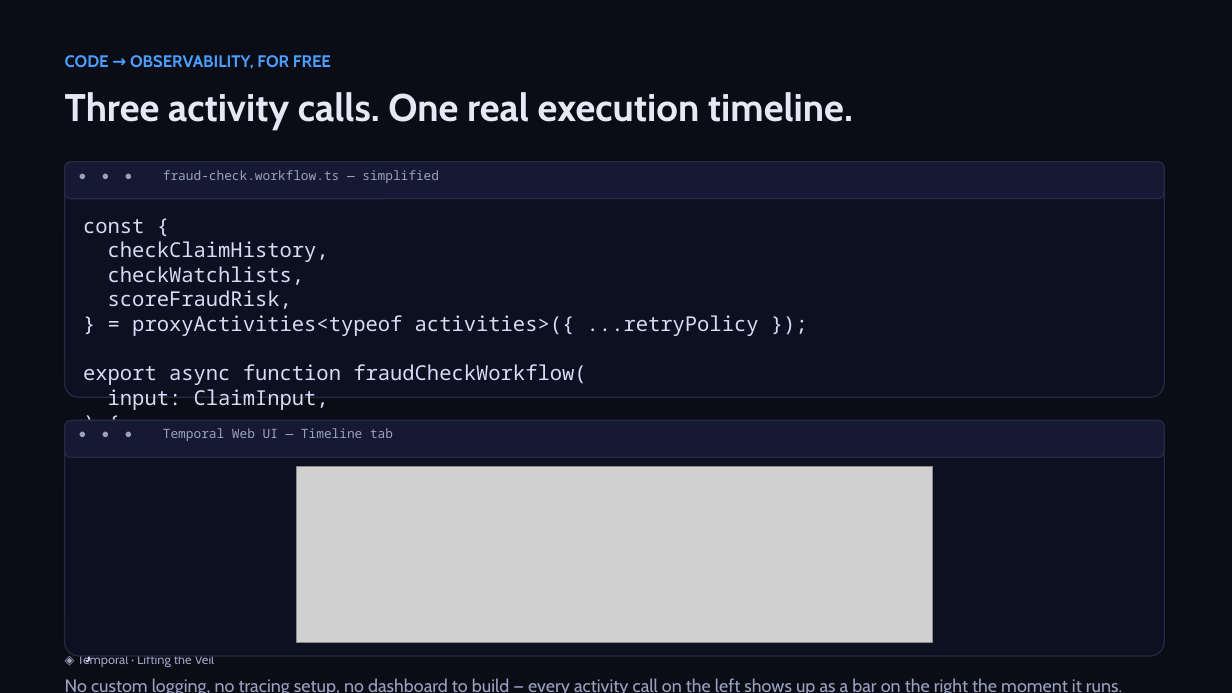
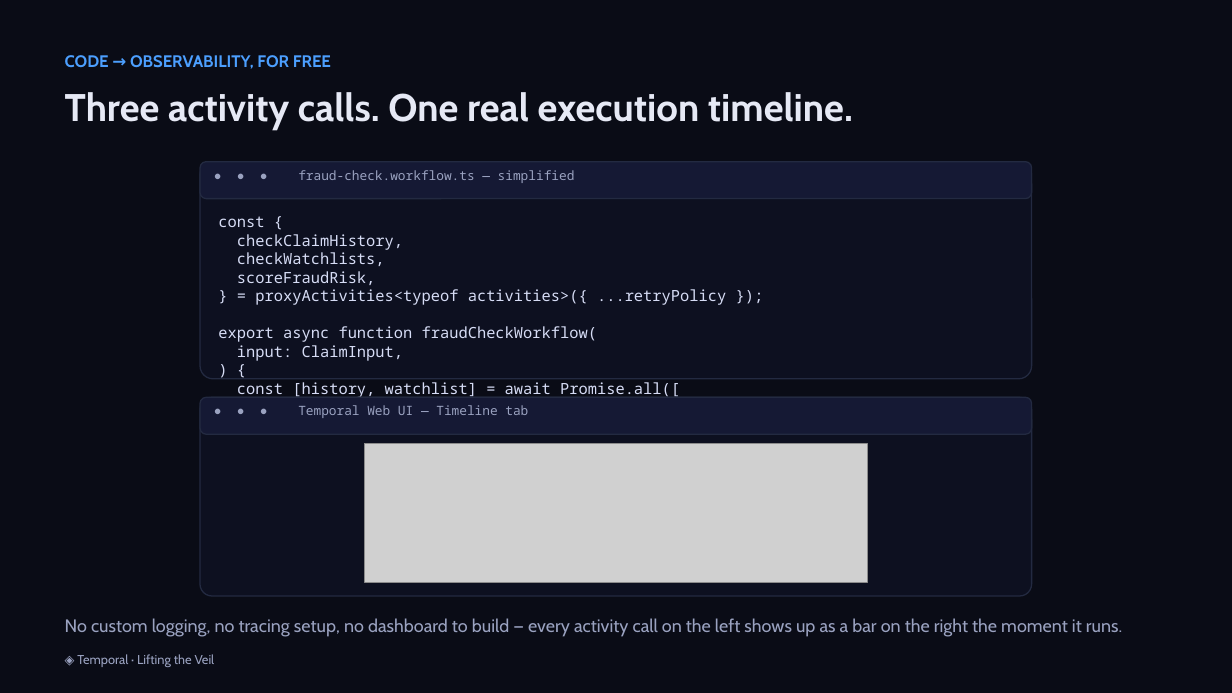
Before and after one commit to simy307/temporal-claims-demo, a slide deck: slide 15 of presentation/Lifting-the-Veil-Temporal-Talk.pptx. Drawn at 1232x693 pixels with LibreOffice and Linux fonts; fonts in the diff are those of the drawing; grey boxes stand for pictures. Boxes give left, top, right and bottom in pixels: in the first picture for what was removed or moved away, otherwise in the second. Text is boxed around its words. In the diff, an @@ line names an element or a change of style, - is before the commit and + after.

```diff
--- a/presentation/Lifting-the-Veil-Temporal-Talk.pptx
+++ b/presentation/Lifting-the-Veil-Temporal-Talk.pptx
@@ rounded rectangle: place and size @@
-rounded rectangle at (65, 162, 1165, 199)
+rounded rectangle at (201, 162, 1032, 199)
@@ rounded rectangle: place and size @@
-rounded rectangle at (65, 162, 1165, 397)
+rounded rectangle at (201, 162, 1032, 379)
@@ text "● ● ● fraud-check.workflow.ts — ...": place and size @@
-text "● ● ● fraud-check.workflow.ts — ..." at (163, 170, 439, 183)
+text "● ● ● fraud-check.workflow.ts — ..." at (298, 170, 575, 183)
@@ text "const { checkClaimHistory, checkWatchlists, scoreFraudRisk, ...": place and size @@
-text "const { checkClaimHistory, checkWatchlists, scoreFraudRisk, ..." at (83, 219, 759, 608)
+text "const { checkClaimHistory, checkWatchlists, scoreFraudRisk, ..." at (218, 216, 726, 510)
@@ text "const { checkClaimHistory, checkWatchlists, scoreFraudRisk, ..." at (218, 216, 726, 510): size 16 to 12 pt @@
@@ rounded rectangle: place and size @@
-rounded rectangle at (65, 421, 1165, 457)
+rounded rectangle at (201, 397, 1032, 434)
@@ rounded rectangle: place and size @@
-rounded rectangle at (65, 421, 1165, 656)
+rounded rectangle at (201, 397, 1032, 596)
@@ text "● ● ● Temporal Web ...": place and size @@
-text "● ● ● Temporal Web ..." at (163, 428, 393, 441)
+text "● ● ● Temporal Web ..." at (298, 405, 528, 418)
@@ picture: place and size @@
-picture at (296, 467, 933, 642)
+picture at (364, 444, 867, 582)
@@ text "No custom logging, no tracing ..." rewrapped from (65, 678, 1122, 693) to (65, 618, 1122, 637) @@
```
Also in this commit, not shown: 5 other files.
